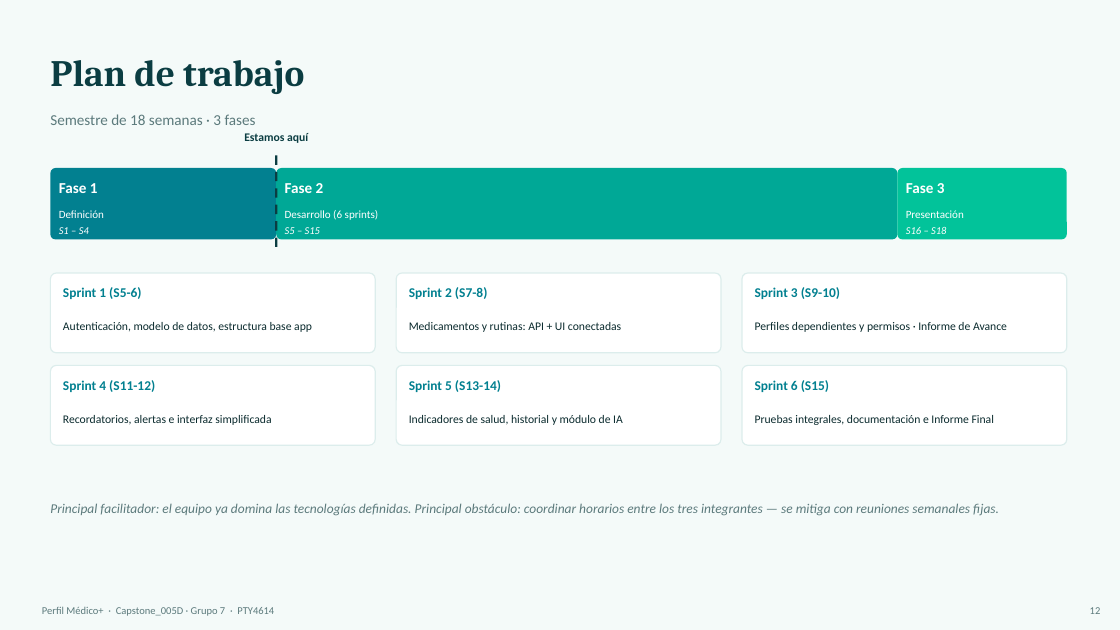
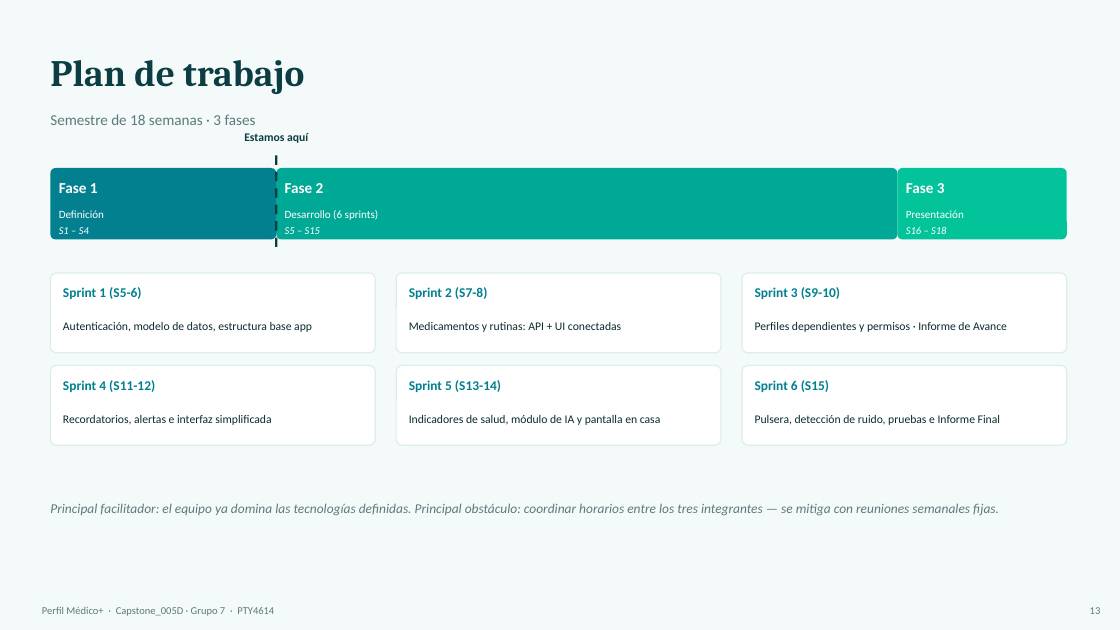
Before and after one commit to Bvnjvmin/Perfil-Medico-, a slide deck: slide 13 of Fase 1/Evidencias Grupales/PerfilMedico_ExposicionFase1.pptx (slide 12 before the commit). Drawn at 1120x630 pixels with LibreOffice and Linux fonts; fonts in the diff are those of the drawing. Boxes give left, top, right and bottom in pixels: in the first picture for what was removed or moved away, otherwise in the second. Text is boxed around its words. In the diff, an @@ line names an element or a change of style, - is before the commit and + after.

Commit message:
Integra 3 funcionalidades al proyecto
- Agrega modo "pantalla en casa" (tablet + Fully Kiosk Browser),
  integración con pulsera inteligente (Health Connect) y detección
  de ruido fuerte (micrófono del dispositivo) como respuesta al
  pedido del docente de diferenciar el proyecto
- 1.5: nuevos objetivos específicos, sección de diferenciadores,
  nota de factibilidad, y actividades agregadas a Plan de Trabajo
  y Carta Gantt (semanas 13-15)
- PPT: nueva slide de diferenciadores; guion actualizado
- Se evitó fabricar hardware propio (sensor de sonido dedicado):
  se prioriza tecnología de bajo costo ya existente en el mercado
- Product Backlog: extiende la historia "Interfaz simplificada" para
  incluir el modo pantalla en casa; agrega 2 épicas nuevas (pulsera
  inteligente, detección de ruido)
- Cronograma Semestral: menciona las 3 funciones en semanas 13-15,
  coherente con la Carta Gantt del 1.5

```diff
--- a/Fase 1/Evidencias Grupales/PerfilMedico_ExposicionFase1.pptx
+++ b/Fase 1/Evidencias Grupales/PerfilMedico_ExposicionFase1.pptx
@@ text at [409, 415, 661, 425]: text changed @@
-Indicadores de salud, historial y módulo de IA
+Indicadores de salud, módulo de IA y pantalla en casa
@@ text at [755, 415, 1000, 425]: text changed @@
-Pruebas integrales, documentación e Informe Final
+Pulsera, detección de ruido, pruebas e Informe Final
```
Also in this commit, not shown: 4 other slides changed, 1 slide added, 2 other files.
